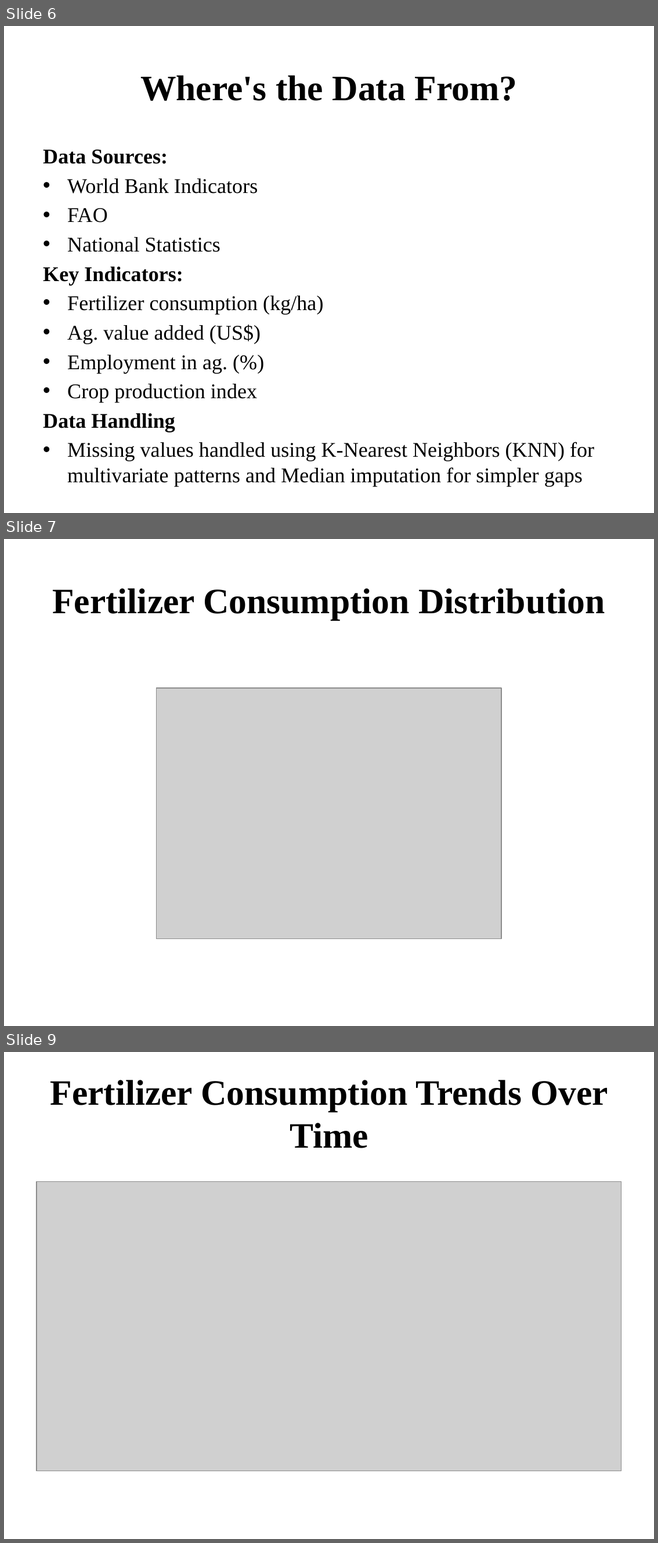
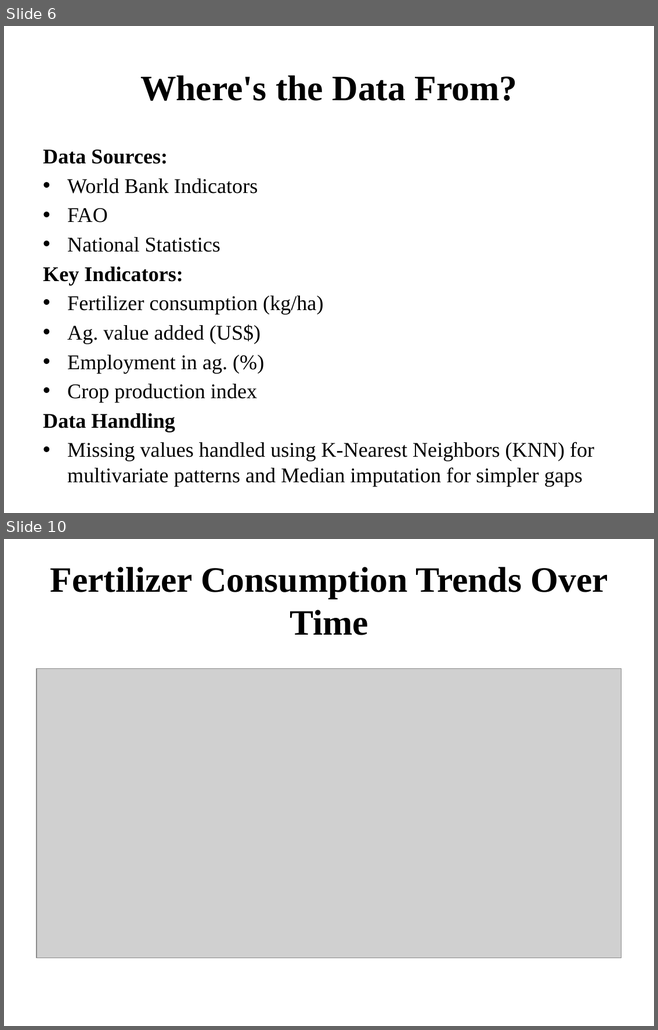
Before and after one commit to Rodgerdev/east-africa-fertilizer-project, a slide deck: East_Africa_Fertilizer_Presentation.pptx. Shown one above the other, each under a label of ours: slides 6, 7 and 9 before the commit, slides 6 and 10 after it; the slides between them are not shown. The pictures are 658x1543 and 658x1030 pixels, drawn with LibreOffice and Linux fonts; fonts in the diff are those of the drawing; grey boxes stand for pictures; background and template pictures are left out. Boxes give left, top, right and bottom in pixels: in the first picture for what was removed or moved away, otherwise in the second. Text is boxed around its words. In the diff, an @@ line names an element or a change of style, - is before the commit and + after.

```diff
--- a/East_Africa_Fertilizer_Presentation.pptx
+++ b/East_Africa_Fertilizer_Presentation.pptx
@@ slide 7 removed at [4, 539, 654, 1026], background picture (left out) @@
@@ title removed at [52, 588, 604, 620] @@
-Fertilizer Consumption Distribution
@@ picture removed at [157, 687, 501, 939] @@
@@ what was slide 9 is now slide 10 @@
```
Also in this commit, not shown: 1 slide changed, 2 slides added.
